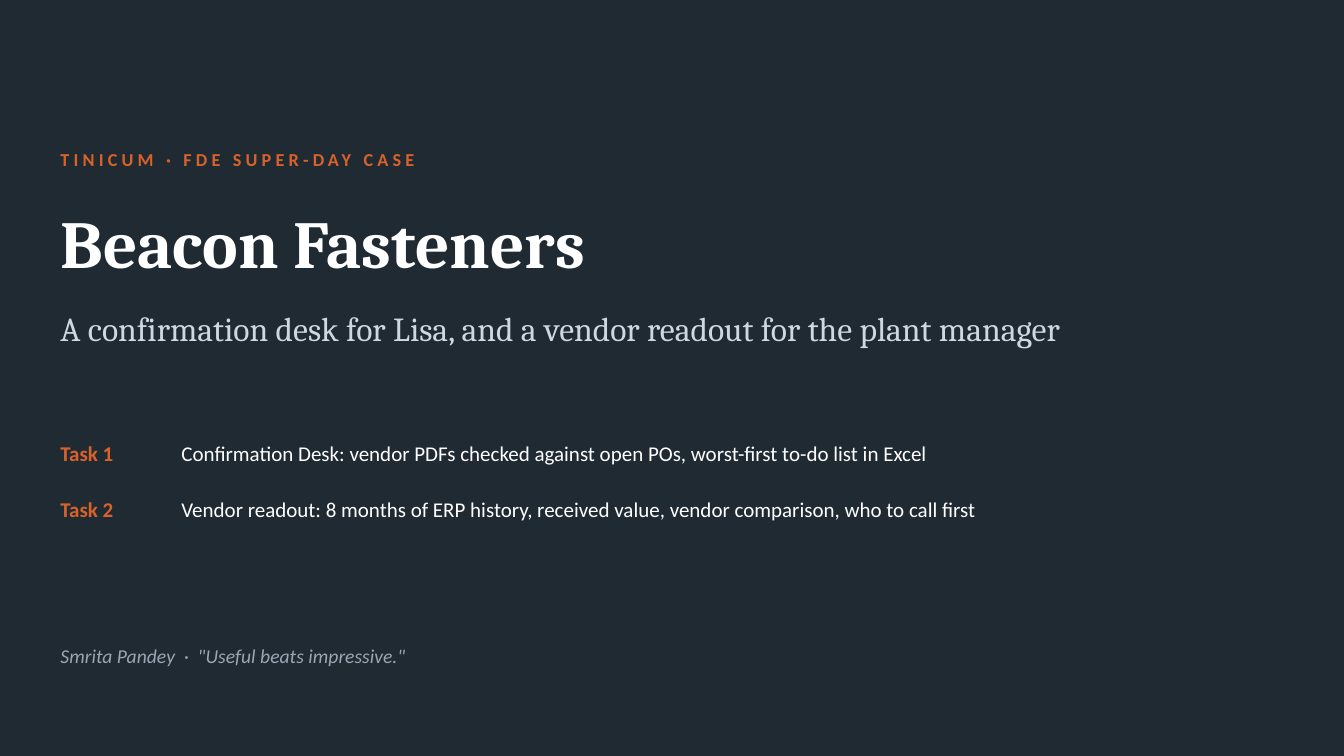
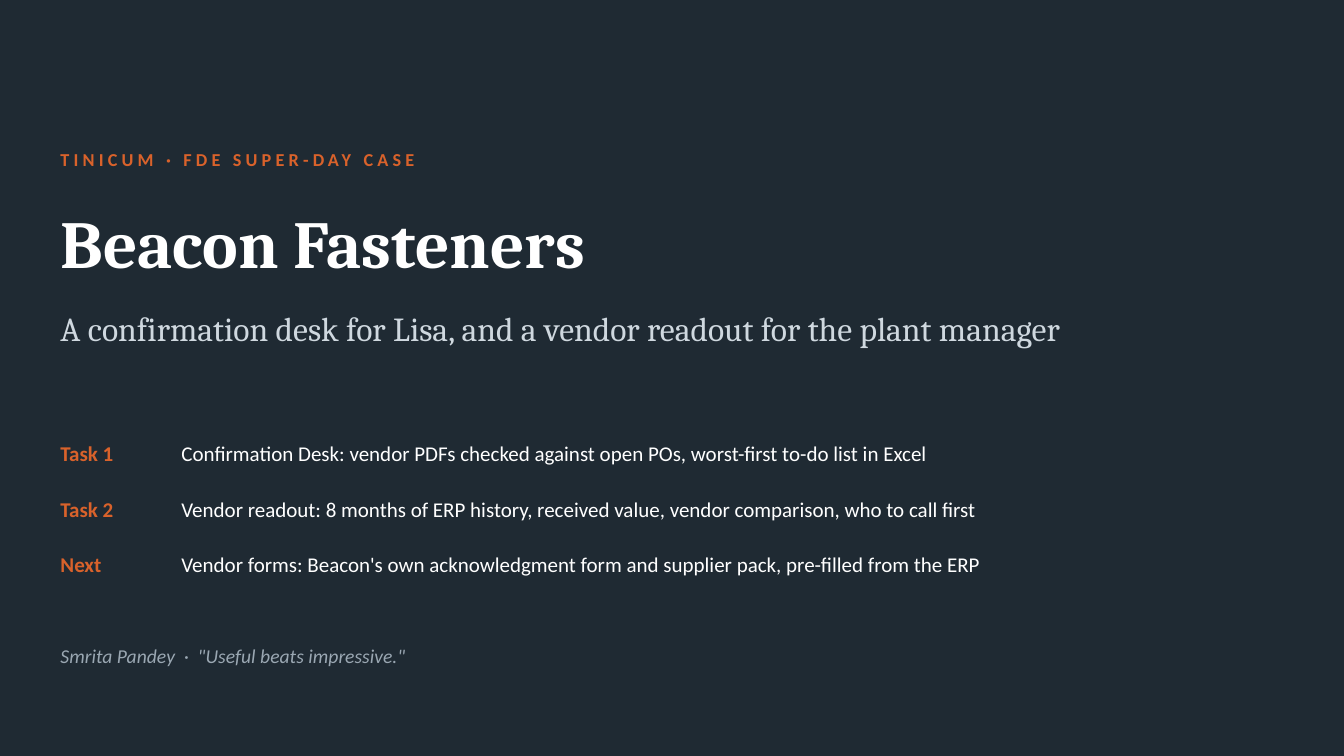
Before and after one commit to SmritaPandey/BeaconFasteners, a slide deck: slide 1 of Beacon Superday-Submission/presentation/Beacon_FDE_Casestudy.pptx. Drawn at 1344x756 pixels with LibreOffice and Linux fonts; fonts in the diff are those of the drawing. Boxes give left, top, right and bottom in pixels: in the first picture for what was removed or moved away, otherwise in the second. Text is boxed around its words. In the diff, an @@ line names an element or a change of style, - is before the commit and + after.

```diff
--- a/Beacon Superday-Submission/presentation/Beacon_FDE_Casestudy.pptx
+++ b/Beacon Superday-Submission/presentation/Beacon_FDE_Casestudy.pptx
@@ text added at [60,558,101,572], 15 pt, text #D9622B, bold @@
+Next
@@ text added at [181,557,979,576], 15 pt, text #FFFFFF @@
+Vendor forms: Beacon's own acknowledgment form and supplier pack, pre-filled from the ERP
```
Also in this commit, not shown: 12 other slides changed, 1 slide added, 57 other files.
